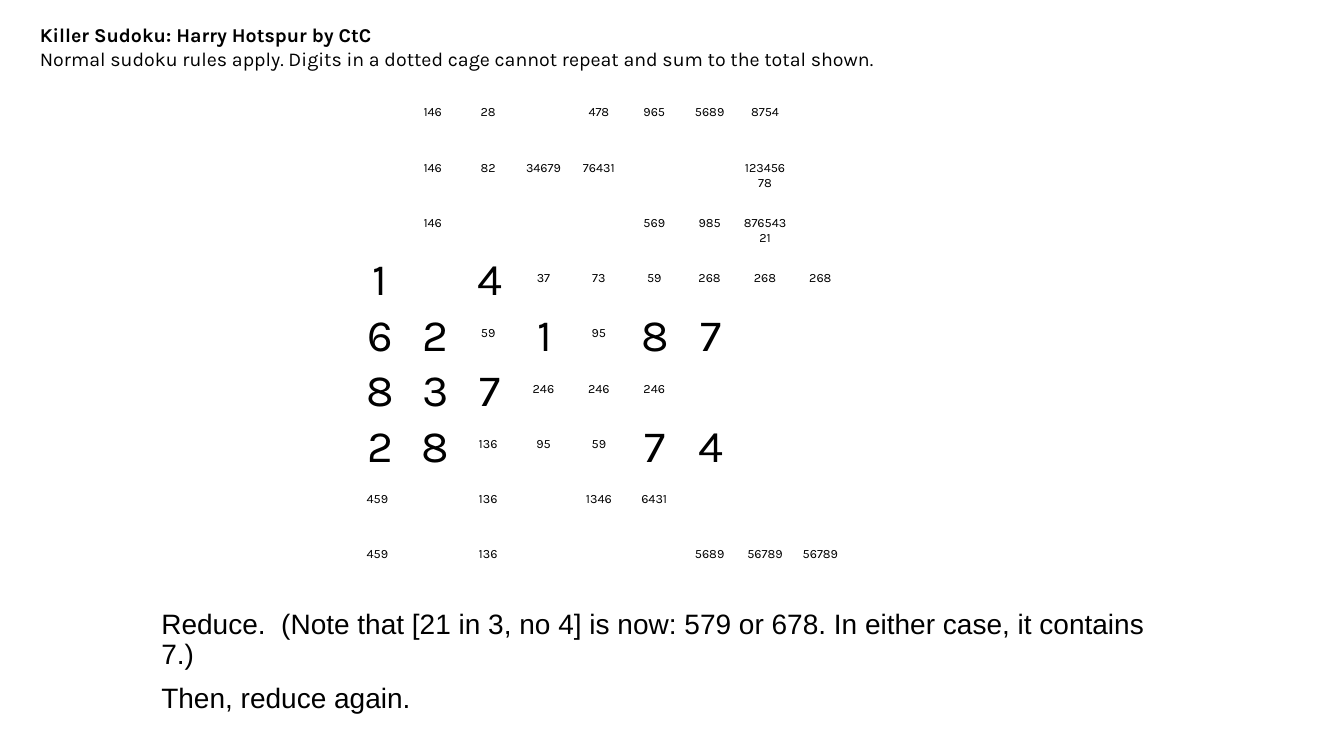
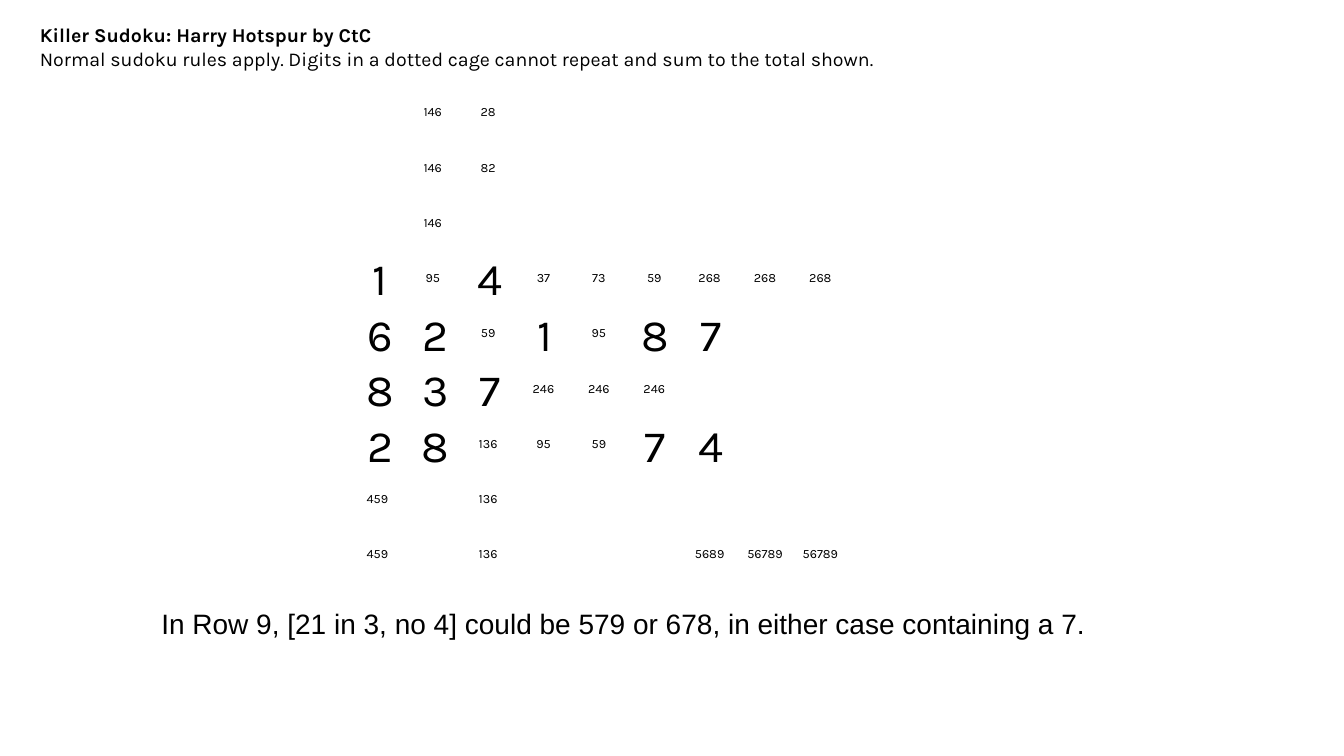
Before and after one commit to jhardis/WSJ_Number_Puzzles, a slide deck: slide 19 of 20261114_1.pptx (slide 25 before the commit). Drawn at 1344x756 pixels with LibreOffice and Linux fonts; fonts in the diff are those of the drawing; background and template pictures are left out. Boxes give left, top, right and bottom in pixels: in the first picture for what was removed or moved away, otherwise in the second. Text is boxed around its words. In the diff, an @@ line names an element or a change of style, - is before the commit and + after.

```diff
--- a/20261114_1.pptx
+++ b/20261114_1.pptx
@@ text removed at <box>589,108,610,116</box> @@
-478
@@ text removed at <box>643,108,665,116</box> @@
-965
@@ text removed at <box>695,108,724,116</box> @@
-5689
@@ text removed at <box>751,108,779,116</box> @@
-8754
@@ text removed at <box>526,164,561,172</box> @@
-34679
@@ text removed at <box>583,164,615,172</box> @@
-76431
@@ text removed at <box>734,154,797,195</box> @@
-12345678
@@ text removed at <box>643,219,665,227</box> @@
-569
@@ text removed at <box>699,219,721,227</box> @@
-985
@@ text removed at <box>734,210,797,250</box> @@
-87654321
@@ text added at <box>426,274,440,282</box>, 9 pt, text #000000 @@
+95
@@ text removed at <box>586,495,612,503</box> @@
-1346
@@ text removed at <box>641,495,667,503</box> @@
-6431
@@ text at <box>161,613,1084,639</box>: text changed @@
-Reduce. (Note that [21 in 3, no 4] is now: 579 or 678. In either case, it contains 7.)
-Then, reduce again.
+In Row 9, [21 in 3, no 4] could be 579 or 678, in either case containing a 7.
```
Also in this commit, not shown: 34 other slides changed, 10 slides added, 9 slides removed.
